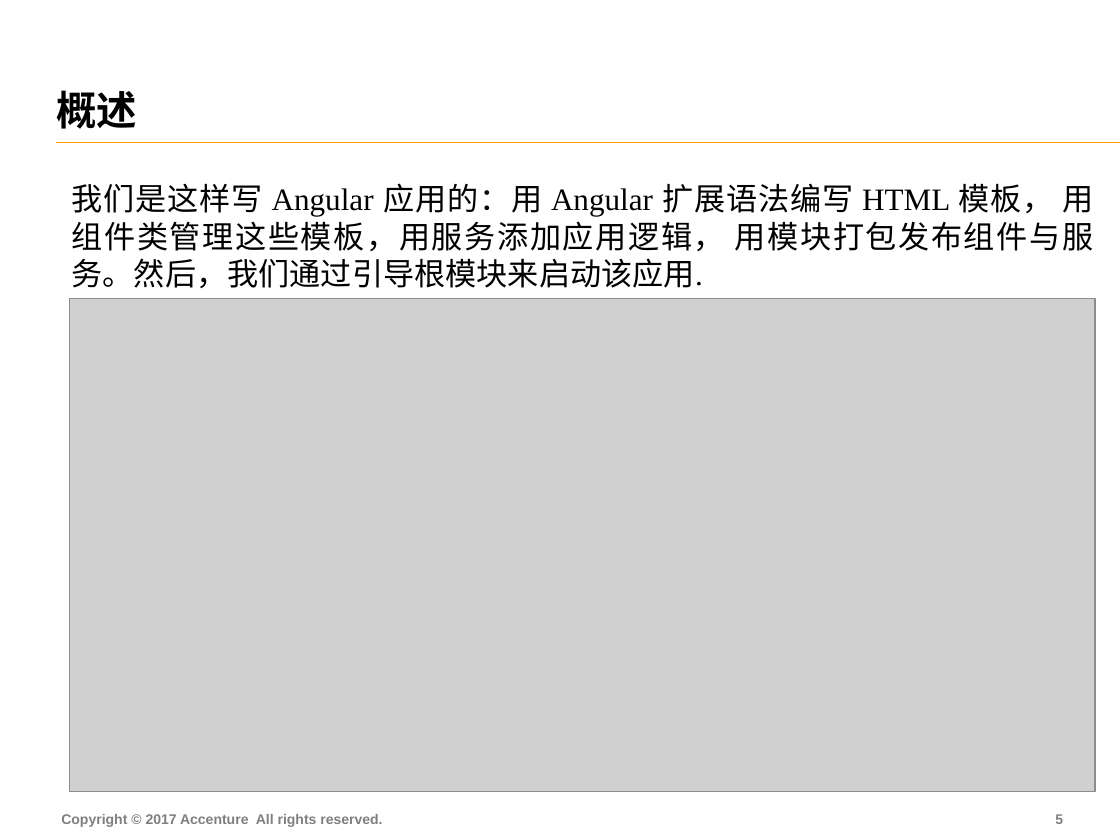
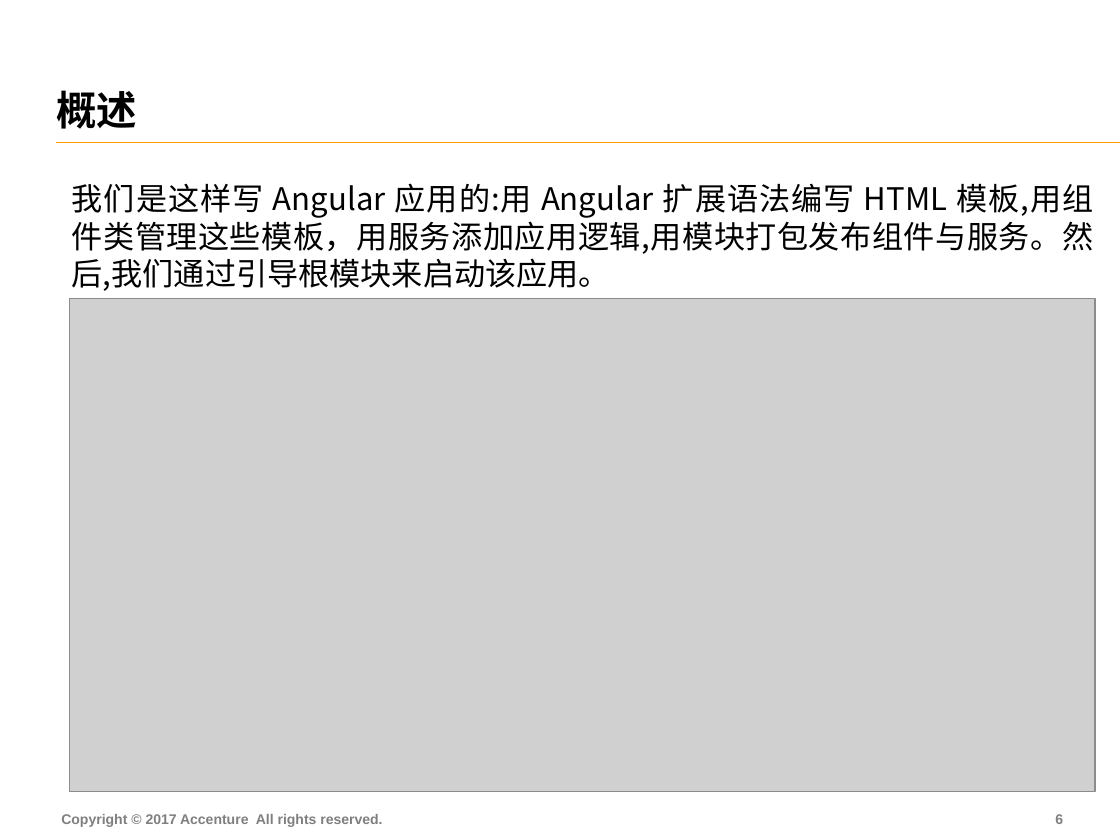
Before and after one commit to FS-Angular-Interest-Group/AngularTraining, a slide deck: slide 7 of PPT/03-Accenture-FS-Angular-Framework.pptx (slide 6 before the commit). Drawn at 1120x840 pixels with LibreOffice and Linux fonts; fonts in the diff are those of the drawing; grey boxes stand for pictures. Boxes give left, top, right and bottom in pixels: in the first picture for what was removed or moved away, otherwise in the second. Text is boxed around its words. In the diff, an @@ line names an element or a change of style, - is before the commit and + after.

```diff
--- a/PPT/03-Accenture-FS-Angular-Framework.pptx
+++ b/PPT/03-Accenture-FS-Angular-Framework.pptx
@@ text at box(72, 183, 1094, 291): text changed; font Times New Roman to Noto Sans CJK SC @@
-我们是这样写 Angular 应用的：用 Angular 扩展语法编写 HTML 模板， 用组件类管理这些模板，用服务添加应用逻辑， 用模块打包发布组件与服务。然后，我们通过引导根模块来启动该应用.
+我们是这样写 Angular 应用的:用 Angular 扩展语法编写 HTML 模板,用组件类管理这些模板，用服务添加应用逻辑,用模块打包发布组件与服务。然后,我们通过引导根模块来启动该应用。
```
Also in this commit, not shown: 5 other slides changed, 1 slide added.
